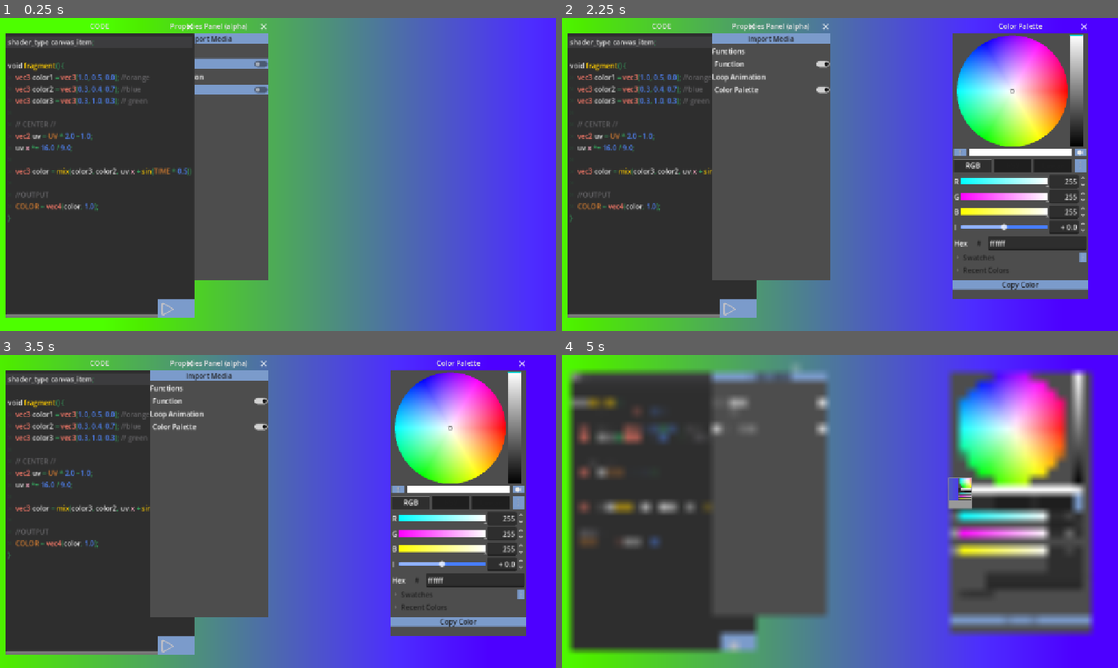
Above: before the commit, frames 1-4 (two rows, left to right).
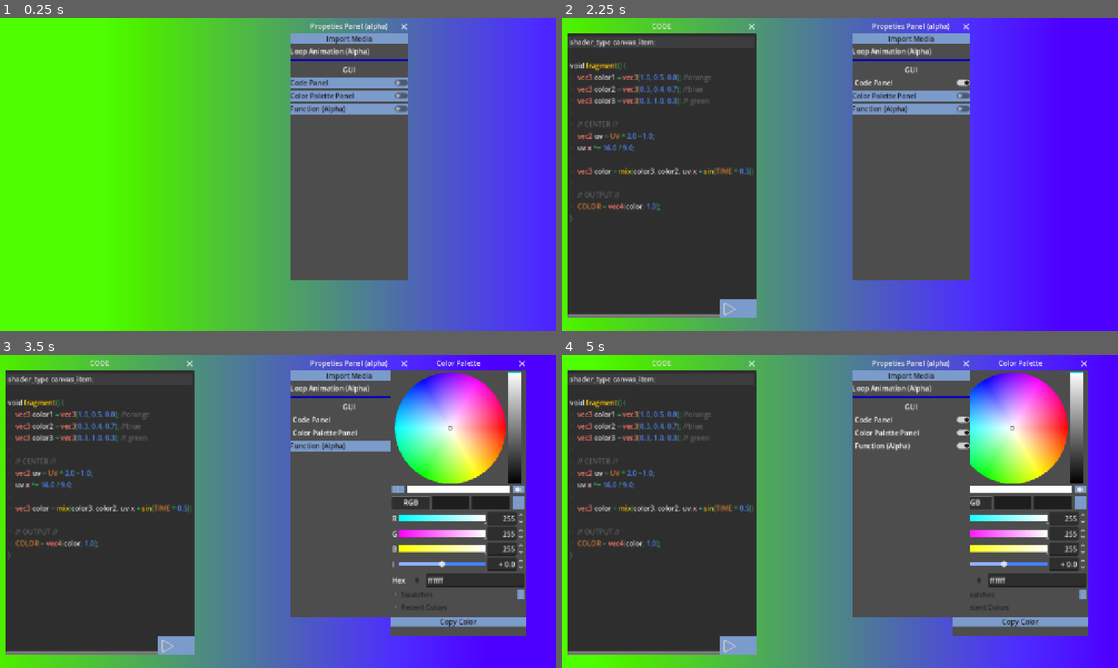
Above: after the commit, the same moments.

Repository: Juju-brz/GDVJ-2
Game: Godot game, scene res://scenes/main.tscn
The game is run twice, just before and just after one commit, with the same random seed, the same clock (stepped at 60 frames per second) and the same inputs. The engine's default icon, where the game draws it, is replaced by a stand-in: a white triangle on a blue panel in a dark square.
Inputs (mouse positions are in pixels of both pictures, inside the frame that each line leads up to):
- Up to frame 1 (0.25 s): no input
- Up to frame 2 (2.25 s): click (773, 64) at 0.5 s, where only the run before the commit has a clickable "Function"; click (912, 83) at 1.25 s, where only the run after the commit has a clickable "Code Panel"; click (773, 89) at 2 s, where only the run before the commit has a clickable "Color Palette"
- Up to frame 3 (3.5 s): click (350, 433) at 2.75 s, where only the run after the commit has a clickable "Color Palette Panel"
- Up to frame 4 (5 s): click (912, 445) at 3.5 s, where only the run after the commit has a clickable "Function (Alpha)"; click (962, 489) at 4.25 s

The runs differ from the first frame. In frame 1, 58% of the frame differs, in the area x 1-74%, y 1-96%; in frame 2, 50%; in frame 3, 31%; in frame 4, 47%.

Commit message:
better ui

Diff:
--- a/Themes/juju.tres
+++ b/Themes/juju.tres
@@ -4,6 +4,10 @@
 
 [sub_resource type="StyleBoxFlat" id="StyleBoxFlat_hrs6w"]
 bg_color = Color(0.4835255, 0.60613275, 0.7951887, 1)
+
+[sub_resource type="StyleBoxLine" id="StyleBoxLine_hrs6w"]
+color = Color(0, 0, 0.75686276, 1)
+thickness = 4
 
 [sub_resource type="StyleBoxLine" id="StyleBoxLine_170hi"]
 color = Color(0.2800387, 0.49566567, 1, 1)
@@ -24,6 +28,8 @@
 Button/styles/hover = ExtResource("1_170hi")
 Button/styles/normal = SubResource("StyleBoxFlat_hrs6w")
 CheckButton/styles/focus = ExtResource("1_170hi")
+HSeparator/constants/separation = 8
+HSeparator/styles/separator = SubResource("StyleBoxLine_hrs6w")
 HSlider/styles/slider = SubResource("StyleBoxLine_170hi")
 Panel/styles/panel = SubResource("StyleBoxFlat_ccdb0")
 Window/styles/embedded_border = SubResource("StyleBoxFlat_170hi")
--- a/autoload/Global.gd
+++ b/autoload/Global.gd
@@ -14,7 +14,7 @@
 
 	vec3 color = mix(color3, color2, uv.x + sin(TIME * 0.5));
 
-	//OUTPUT
+	// OUTPUT //
 	COLOR = vec4(color, 1.0);
 }"""
 
--- a/scenes/main.tscn
+++ b/scenes/main.tscn
@@ -51,7 +51,7 @@
 filters = PackedStringArray("*png", "*.jpg", "*.jpeg", "*.svg")
 use_native_dialog = true
 
-[node name="UI" type="Control" parent="." unique_id=1981191330 node_paths=PackedStringArray("color_palette")]
+[node name="UI" type="Control" parent="." unique_id=1981191330 node_paths=PackedStringArray("color_palette", "Code_line")]
 layout_mode = 3
 anchors_preset = 15
 anchor_right = 1.0
@@ -61,6 +61,7 @@
 theme = ExtResource("4_tefeu")
 script = ExtResource("5_o6xl0")
 color_palette = NodePath("Color_Palette/Window")
+Code_line = NodePath("CodeLine/Control")
 
 [node name="Color_Palette" type="Control" parent="UI" unique_id=726714338 node_paths=PackedStringArray("color_picker")]
 layout_mode = 1
@@ -117,7 +118,7 @@
 [node name="Window" type="Window" parent="UI/Propeties_Panel" unique_id=1172507678]
 oversampling_override = 1.0
 title = "Propeties Panel (alpha)"
-position = Vector2i(345, 36)
+position = Vector2i(668, 36)
 size = Vector2i(272, 566)
 
 [node name="VBoxContainer" type="VBoxContainer" parent="UI/Propeties_Panel/Window" unique_id=213695121]
@@ -131,22 +132,31 @@
 layout_mode = 2
 text = "Import Media"
 
-[node name="Label" type="Label" parent="UI/Propeties_Panel/Window/VBoxContainer" unique_id=1938293329]
-layout_mode = 2
-text = "Functions"
-
-[node name="CheckButton" type="CheckButton" parent="UI/Propeties_Panel/Window/VBoxContainer" unique_id=1039785589]
-layout_mode = 2
-text = "Function"
-
 [node name="Label2" type="Label" parent="UI/Propeties_Panel/Window/VBoxContainer" unique_id=113334318]
 layout_mode = 2
-text = "Loop Animation"
+text = "Loop Animation (Alpha)"
 
-[node name="CheckButton2" type="CheckButton" parent="UI/Propeties_Panel/Window/VBoxContainer" unique_id=1731296238]
+[node name="HSeparator" type="HSeparator" parent="UI/Propeties_Panel/Window/VBoxContainer" unique_id=992584073]
 layout_mode = 2
-text = "Color Palette
+
+[node name="GUI" type="Label" parent="UI/Propeties_Panel/Window/VBoxContainer" unique_id=1409470558]
+layout_mode = 2
+text = "GUI"
+horizontal_alignment = 1
+vertical_alignment = 1
+
+[node name="CheckCode" type="CheckButton" parent="UI/Propeties_Panel/Window/VBoxContainer" unique_id=1299150340]
+layout_mode = 2
+text = "Code Panel"
+
+[node name="CheckColorPalette" type="CheckButton" parent="UI/Propeties_Panel/Window/VBoxContainer" unique_id=1731296238]
+layout_mode = 2
+text = "Color Palette Panel
 "
+
+[node name="CheckFunction" type="CheckButton" parent="UI/Propeties_Panel/Window/VBoxContainer" unique_id=1039785589]
+layout_mode = 2
+text = "Function (Alpha)"
 
 [node name="CodeLine" parent="UI" unique_id=1876606309 instance=ExtResource("2_tbgi4")]
 layout_mode = 1
@@ -156,7 +166,15 @@
 grow_horizontal = 2
 grow_vertical = 2
 
+[node name="Control" parent="UI/CodeLine" index="0" unique_id=488710302]
+visible = false
+
 [connection signal="pressed" from="UI/Color_Palette/Window/VBoxContainer/Button" to="UI/Color_Palette" method="_on_button_pressed"]
 [connection signal="pressed" from="UI/Propeties_Panel/Window/VBoxContainer/Button" to="CanvasLayer/mediaImport" method="_on_button_pressed"]
-[connection signal="button_down" from="UI/Propeties_Panel/Window/VBoxContainer/CheckButton2" to="UI" method="_on_check_button_2_button_down"]
-[connection signal="button_up" from="UI/Propeties_Panel/Window/VBoxContainer/CheckButton2" to="UI" method="_on_check_button_2_button_up"]
+[connection signal="toggled" from="UI/Propeties_Panel/Window/VBoxContainer/CheckCode" to="UI" method="_on_check_code_toggled"]
+[connection signal="button_down" from="UI/Propeties_Panel/Window/VBoxContainer/CheckColorPalette" to="UI" method="_on_check_color_palette_button_down"]
+[connection signal="button_up" from="UI/Propeties_Panel/Window/VBoxContainer/CheckColorPalette" to="UI" method="_on_check_color_palette_button_up"]
+[connection signal="pressed" from="UI/Propeties_Panel/Window/VBoxContainer/CheckColorPalette" to="UI" method="_on_check_color_palette_pressed"]
+[connection signal="toggled" from="UI/Propeties_Panel/Window/VBoxContainer/CheckColorPalette" to="UI" method="_on_check_color_palette_toggled"]
+
+[editable path="UI/CodeLine"]
--- a/scripts/ui.gd
+++ b/scripts/ui.gd
@@ -2,19 +2,16 @@
 
 #@export var color_palette : Control
 @export var color_palette : Window
-# Called when the node enters the scene tree for the first time.
-func _ready() -> void:
-	pass # Replace with function body.
+@export var Code_line : Window
+
+#func _on_check_color_palette_button_down() -> void:
+	#color_palette.hide()
 
 
-# Called every frame. 'delta' is the elapsed time since the previous frame.
-func _process(delta: float) -> void:
-	pass
+
+func _on_check_color_palette_toggled(toggled_on: bool) -> void:
+	color_palette.visible = toggled_on
 
 
-func _on_check_button_2_button_down() -> void:
-	color_palette.hide()
-
-
-func _on_check_button_2_button_up() -> void:
-	color_palette.show()
+func _on_check_code_toggled(toggled_on: bool) -> void:
+	Code_line.visible = toggled_on
